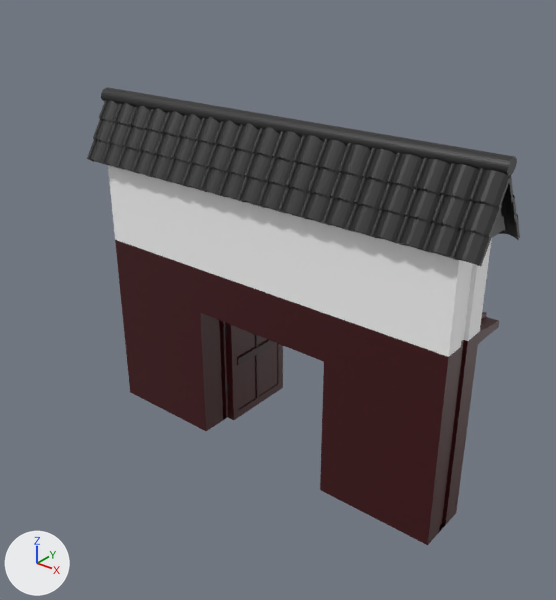
The glTF model run/textures/build/build5.glb as it was, and as the next commit left it.
One viewpoint serves both versions: a 50 mm camera at (2.89, -3.28, 3.11) aimed at (-0.2, 0.58, 0.72). The axes (+X, +Y, +Z) are drawn at lower left. The lights are the same throughout. Where no turn or scale is listed for an object, it has been applied to the vertices. Vertices at the same position are counted once.

Objects in the first picture: 'ドア', '瓦', '門'.
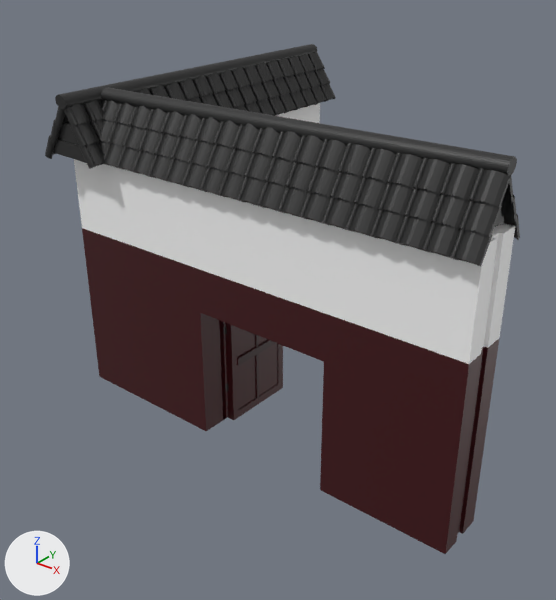
Changed parts and their boxes [x1, y1, x2, y2] in the pictures (556 x 600 px):
```json
{"object": "門", "change": "reshaped", "before": [108, 165, 499, 545], "after": [74, 103, 515, 554], "on screen": "13% wider, 19% taller"}
{"object": "瓦.001", "change": "added", "after": [45, 44, 336, 169], "on screen": "black", "faces in mat_マテリアル_007 (black #252525)": [63, 52, 336, 169], "faces in mat_マテリアル_008 (black #252525)": [55, 44, 317, 109], "faces in mat_マテリアル_006 (black #252525)": [45, 107, 65, 159]}
{"object": "瓦3.001", "change": "added", "after": [53, 114, 86, 163], "on screen": "black"}
{"part": 1, "of": "me_立方体_002", "change": "built on", "after": [74, 103, 320, 392]}
{"part": 2, "of": "me_立方体_002", "change": "built on", "before": [440, 263, 473, 525], "after": [428, 223, 515, 554]}
```

Edits to the scene script, one JSON object a line:
```json
{"op": "add", "block": "mat_マテリアル_006", "code": ["mat_マテリアル_006 = principled_material('マテリアル.006')", "mat_マテリアル_006.base_color = (0.0185, 0.0185, 0.0185)  # black #252525"]}
{"op": "add", "block": "mat_マテリアル_007", "code": ["mat_マテリアル_007 = principled_material('マテリアル.007')", "mat_マテリアル_007.base_color = (0.0185, 0.0185, 0.0185)  # black #252525"]}
{"op": "add", "block": "mat_マテリアル_008", "code": ["mat_マテリアル_008 = principled_material('マテリアル.008')", "mat_マテリアル_008.base_color = (0.0185, 0.0185, 0.0185)  # black #252525"]}
{"op": "add", "block": "mat_マテリアル_004", "code": ["mat_マテリアル_004 = principled_material('マテリアル.004')", "mat_マテリアル_004.base_color = (0.0185, 0.0185, 0.0185)  # black #252525"]}
{"block": "me_立方体_002", "where": "# used by ob_門; location = (0.248, -0.021, 0.608)"}
{"op": "remove", "block": "me_立方体_002", "code": "me_立方体_002.from_pydata(...)  # 3153 vertices, 6196 faces; spans x -1.24..1.25, y -0.18..0.43, z -0.61..1.21"}
{"op": "add", "block": "me_立方体_002", "code": "me_立方体_002.from_pydata(...)  # 3812 vertices, 7518 faces; spans x -1.6..1.35, y -0.18..2.33, z -0.61..1.21"}
{"block": "me_立方体_002", "change": "me_立方体_002 part 1: 27 vertices removed from x -1.22, y 0.01, z -0.57..1.09; 510 vertices added at x -1.6..-1.15, y -0.16..2.33, z -0.61..1.21"}
{"block": "me_立方体_002", "change": "me_立方体_002 part 2: 27 vertices removed from x 1.22, y -0.01, z -0.57..1.09; 203 vertices added at x 1.33..1.35, y -0.18..0.16, z -0.61..1.21"}
{"op": "add", "block": "me_立方体_005", "code": ["me_立方体_005 = bpy.data.meshes.new('立方体.005')", "me_立方体_005.from_pydata(...)  # 16544 vertices, 30576 faces; spans x -0.16..0.38, y -1.34..1.41, z -0.2..0.25", "# faces by material slot: [15162, 15162, 252]", "me_立方体_005.materials.append(mat_マテリアル_006)  # black #252525", "me_立方体_005.materials.append(mat_マテリアル_007)  # black #252525", "me_立方体_005.materials.append(mat_マテリアル_008)  # black #252525"]}
{"op": "add", "block": "me_立方体_003", "code": ["me_立方体_003 = bpy.data.meshes.new('立方体.003')", "me_立方体_003.from_pydata(...)  # 29 vertices, 48 faces; spans x -0.228..0.221, y -0.036..0.013, z -0.163..0.158", "me_立方体_003.materials.append(mat_マテリアル_004)  # black #252525"]}
{"op": "add", "block": "ob_瓦_001", "code": ["ob_瓦_001 = bpy.data.objects.new('瓦.001', me_立方体_005)", "ob_瓦_001.location = (-1.32, 0.984, 1.934)"]}
{"op": "add", "block": "ob_瓦3_001", "code": ["ob_瓦3_001 = bpy.data.objects.new('瓦3.001', me_立方体_003)", "ob_瓦3_001.location = (-1.186, -0.292, 1.928)"]}
```
